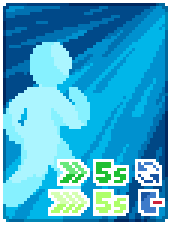
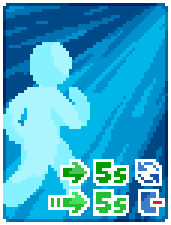
Layer changes from the first 171px x 225px image to the second:
painted on "Text" over [48, 159, 126, 216]
